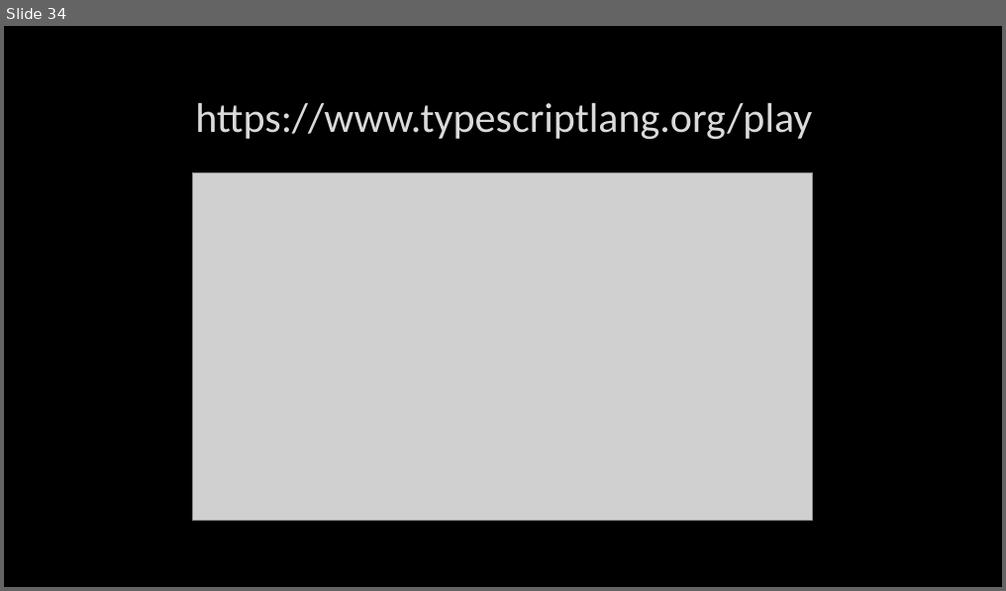
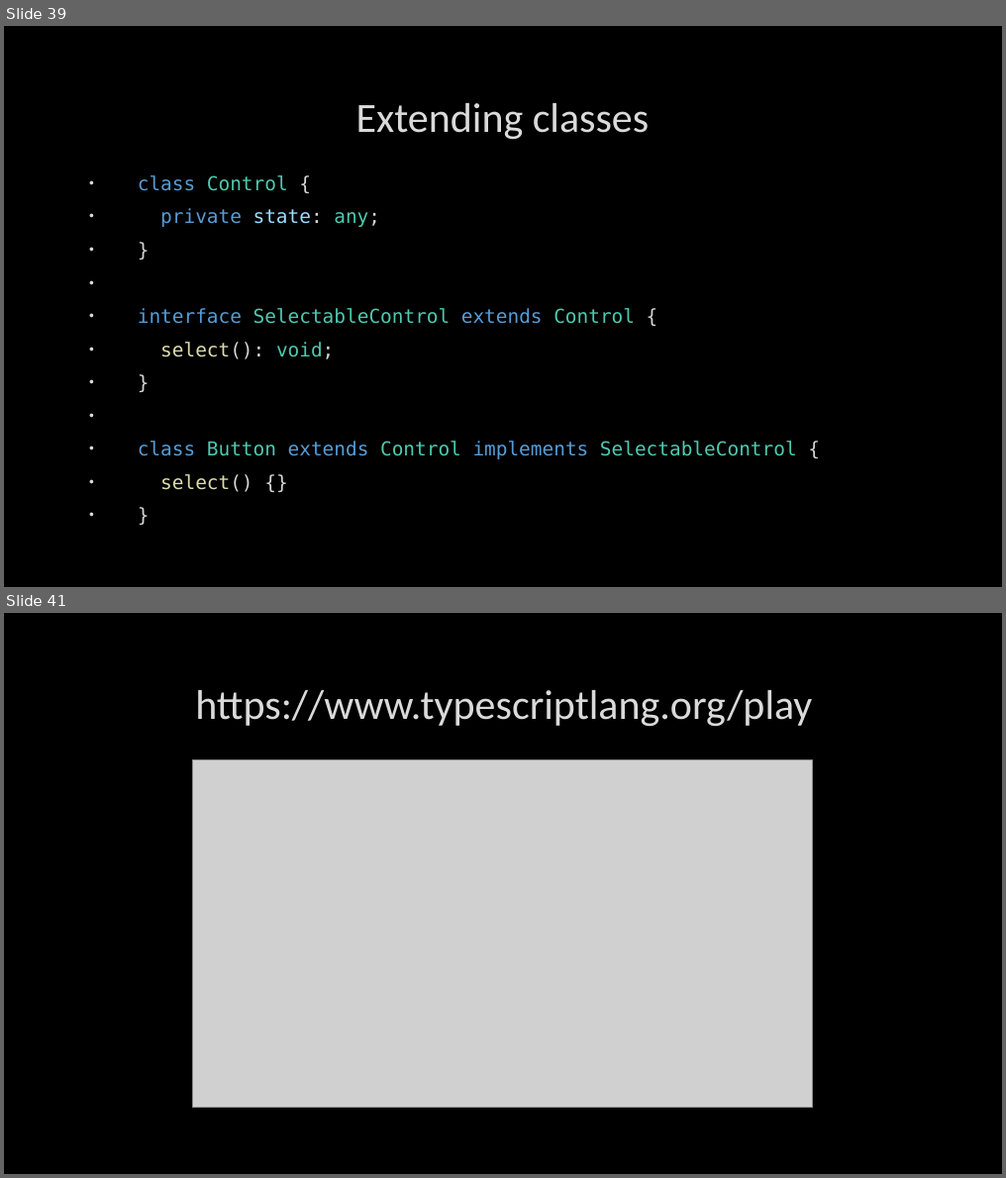
Before and after one commit to PaulaDianaCuc/OOPTraining, a slide deck: OOP JavaScript Training presentation.pptx. Shown one above the other, each under a label of ours: slide 34 before the commit, slides 39 and 41 after it; the slides between them are not shown. The pictures are 1006x591 and 1006x1178 pixels, drawn with LibreOffice and Linux fonts; fonts in the diff are those of the drawing; grey boxes stand for pictures; background and template pictures are left out. Boxes give left, top, right and bottom in pixels: in the first picture for what was removed or moved away, otherwise in the second. Text is boxed around its words. In the diff, an @@ line names an element or a change of style, - is before the commit and + after.

```diff
--- a/OOP JavaScript Training presentation.pptx
+++ b/OOP JavaScript Training presentation.pptx
@@ slide 39 added at (4,26,1002,587), background picture (left out) @@
@@ title added at (356,103,649,140), 40 pt, text #DADADA @@
+Extending classes
@@ text added at (138,175,797,492), 18.5 pt, text #4EC9B0 @@
+• class Control {
+• private state: any;
+• }
+• interface SelectableControl extends Control {
+• select(): void;
+• }
+• class Button extends Control implements SelectableControl {
+• select() {}
+• }
@@ what was slide 34 is now slide 41 @@
```
Also in this commit, not shown: 1 slide changed, 12 other slides added, 6 slides removed.
